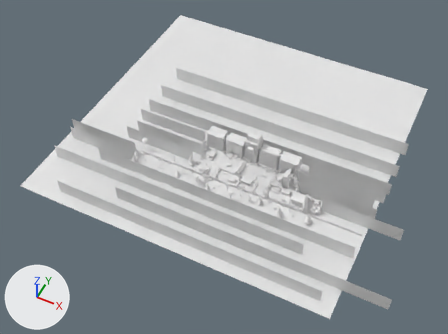
What one commit did to the FBX model unity/Assets/3d_models/уровень_элеватор.fbx.
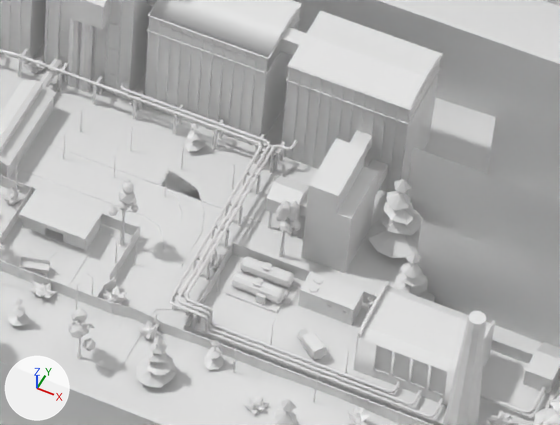
The first picture shows the older version from a camera (50 mm lens) standing at (241.0, -432.0, 582.0) and looking at (4.0, 43.0, -13.0). The close-ups show both versions on the part from 53% to 71% of the width and 45% to 63% of the height of that picture; other places that the commit changed are outside them. Arrows for +X, +Y and +Z are at lower left; the lights stay in place. Where no turn or scale is listed for an object, it has been applied to the vertices. Vertices at the same position are counted once.

The first close-up shows 'Cube.006', 'асфальт', 'деревья_фон', 'ель_2.010', 'забор', 'земля', 'котельная внут.001', 'приемный_бункер', 'трубы_котельной', 'элеватор', 'элеватор.002', 'элеватор.004', 'элеватор_внут.001'.
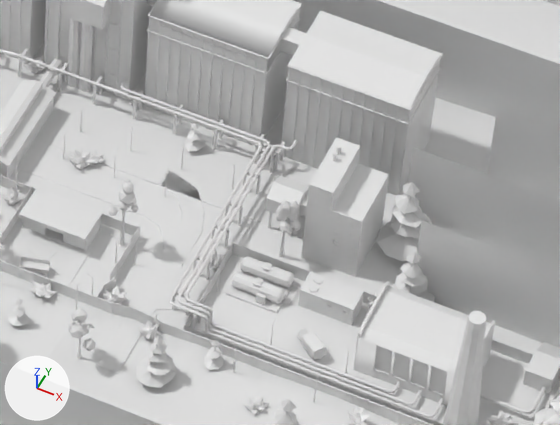
Where the newer file only moved an object's origin or applied its transform, the numbers keep the older frame.

Location of each change, (x1, y1, x2, y2) in pixels of the close-ups (560 x 425 px):
'элеватор.002', reshaped, moved (20% shorter): before (299, 130, 388, 273); after (301, 163, 389, 277)
'элеватор.010', added: after (299, 137, 360, 265)
'ель_2.010', moved: before (368, 179, 423, 258); after (376, 182, 432, 261)
'Icosphere.017', added: after (68, 148, 93, 169)
'кусты.012', added: after (87, 151, 104, 165)
'трубы_котельной.002', added: after (332, 145, 341, 161)
part 1 of me_cube_070, rebuilt (17% narrower, 15% shorter): before (301, 138, 378, 273); after (325, 163, 389, 277)
part 2 of me_cube_070, deleted: before (368, 159, 388, 195)
part 3 of me_cube_070, deleted: before (299, 194, 308, 217)
part 4 of me_cube_070, deleted: before (350, 130, 372, 156)

The change in detail:
me_cube_070 is used by ob_элеватор_002; location (34.6, 56.0, 7.5).
me_cube_070 had 71 vertices, 51 faces and spanned x 48.2..59.7, y -20.8..0.1, z -7.7..12.0.
me_cube_070 now has 402 vertices, 334 faces and spans x 51.3..61.8, y -20.9..-8.5, z -7.8..7.3.
me_cube_070 part 1: the loose piece of 47 vertices spanning x 51.4..59.7, y -20.8..-8.6, z -7.7..12.0 is rebuilt with 218 vertices and now spans x 55.9..61.7, y -20.8..-8.6, z -7.8..7.3.
me_cube_070 part 2: the loose piece of 8 vertices spanning x 55.9..58.9, y -8.9..0.1, z -2.4..0.2 is deleted.
me_cube_070 part 3: the loose piece of 8 vertices spanning x 48.2..51.8, y -16.0..-13.0, z -2.4..0.2 is deleted.
me_cube_070 part 4: the loose piece of 8 vertices spanning x 52.3..55.3, y -8.9..0.1, z 3.6..6.2 is deleted.
Mesh me_icosphere_028 is new.
It has 37 vertices, 63 faces and spans x -1.95..1.91, y -2.12..1.9, z -0.02..2.03.
It uses material mat_общий_материал (white #e7e7e7).
Mesh me_icosphere_029 is new.
It has 36 vertices, 60 faces and spans x -2.48..2.55, y -2.32..2.38, z -0.06..3.1.
It uses material mat_общий_материал (white #e7e7e7).
Mesh me_cube_049 is new.
It has 160 vertices, 114 faces and spans x 6.8..13.2, y -12.7..2.8, z -5.6..15.9.
It uses material mat_общий_материал (white #e7e7e7).
Mesh me_cube_054 is new.
It has 134 vertices, 100 faces and spans x 48.2..55.9, y -20.8..-0.1, z -7.8..12.0.
It uses material mat_общий_материал (white #e7e7e7).
Object 'элеватор.002' (ob_элеватор_002) moves from (34.6, 56.0, 7.5) to (34.6, 56.0, 7.7).
Object 'ель_2.010' (ob_ель_2_010) moves from (100.1, 45.2, -0.2) to (101.7, 45.2, -0.2).
Object 'кусты.012' (ob_кусты_012) is new; it shows me_icosphere_028.
Its location is (43.8, 39.2, 0.0).
Object 'Icosphere.017' (ob_icosphere_017) is new; it shows me_icosphere_029.
Its location is (41.7, 37.6, 0.0).
Object 'трубы_котельной.002' (ob_трубы_котельной_002) is new; it shows me_cube_049.
Its location is (74.9, 53.3, 5.5).
Object 'элеватор.010' (ob_элеватор_010) is new; it shows me_cube_054.
Its location is (34.6, 56.0, 7.7).
